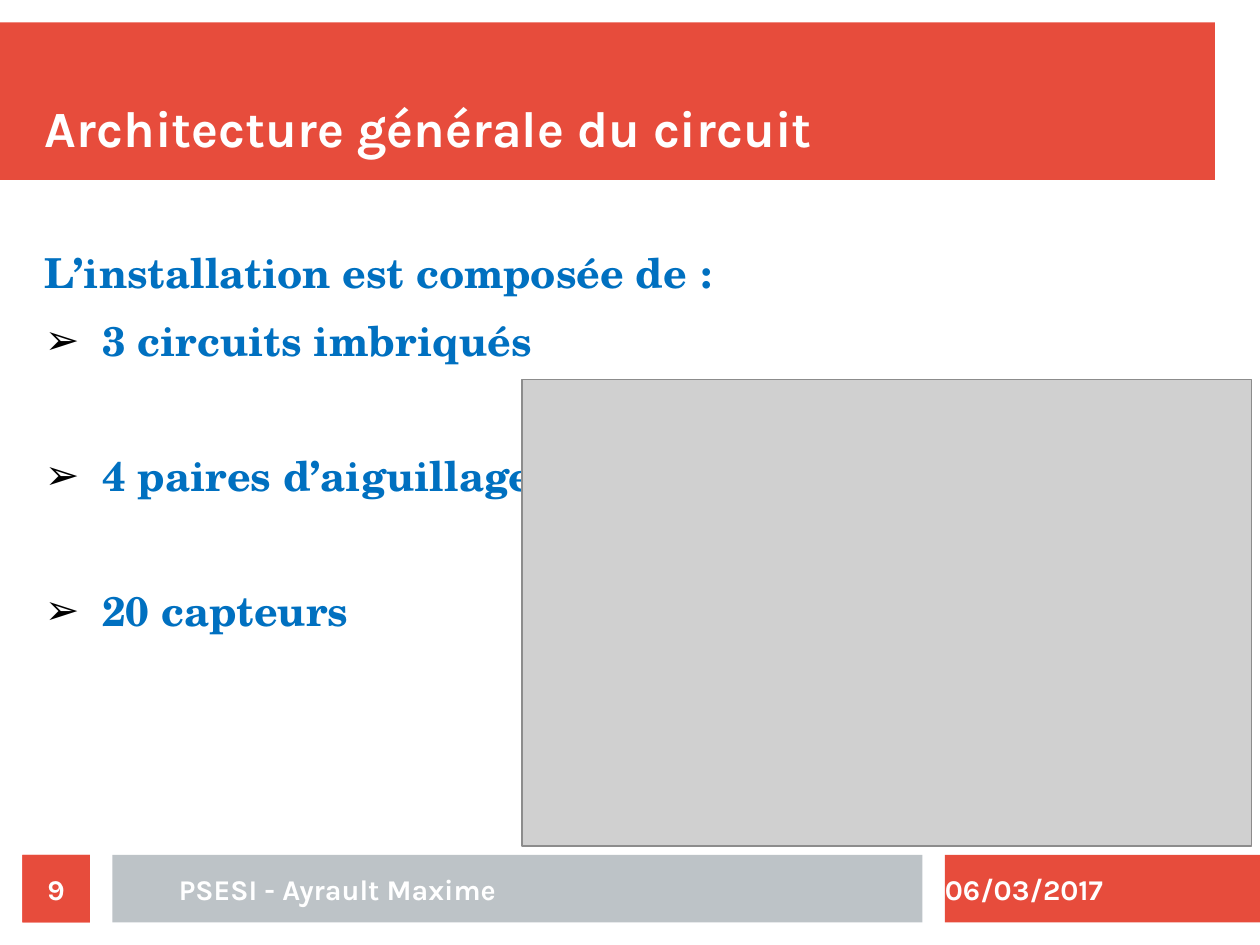
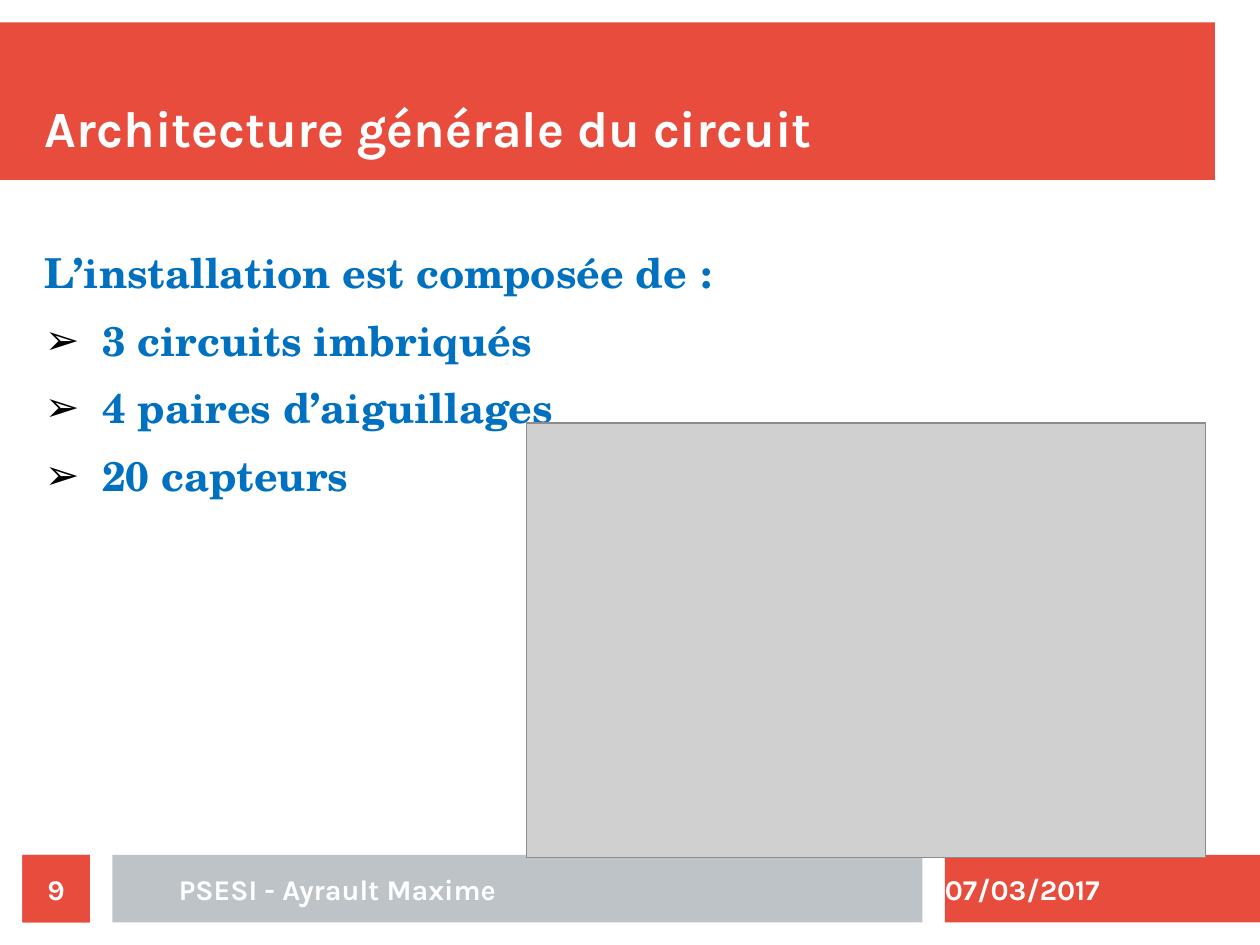
Before and after one commit to maximouth/CBI, a slide deck: slide 9 of Presentation/presentation.odp. Drawn at 1260x945 pixels with LibreOffice and Linux fonts; fonts in the diff are those of the drawing; grey boxes stand for pictures. Boxes give left, top, right and bottom in pixels: in the first picture for what was removed or moved away, otherwise in the second. Text is boxed around its words. In the diff, an @@ line names an element or a change of style, - is before the commit and + after.

```diff
--- a/Presentation/presentation.odp
+++ b/Presentation/presentation.odp
@@ text "L’installation est composée de :" rewrapped from (45, 257, 687, 635) to (45, 257, 687, 500) @@
@@ picture: place and size @@
-picture at (523, 380, 1252, 846)
+picture at (527, 423, 1206, 858)
@@ text at (945, 878, 1100, 903): text changed @@
-06/03/2017
+07/03/2017
```
Also in this commit, not shown: 19 other slides changed, 3 slides added.
